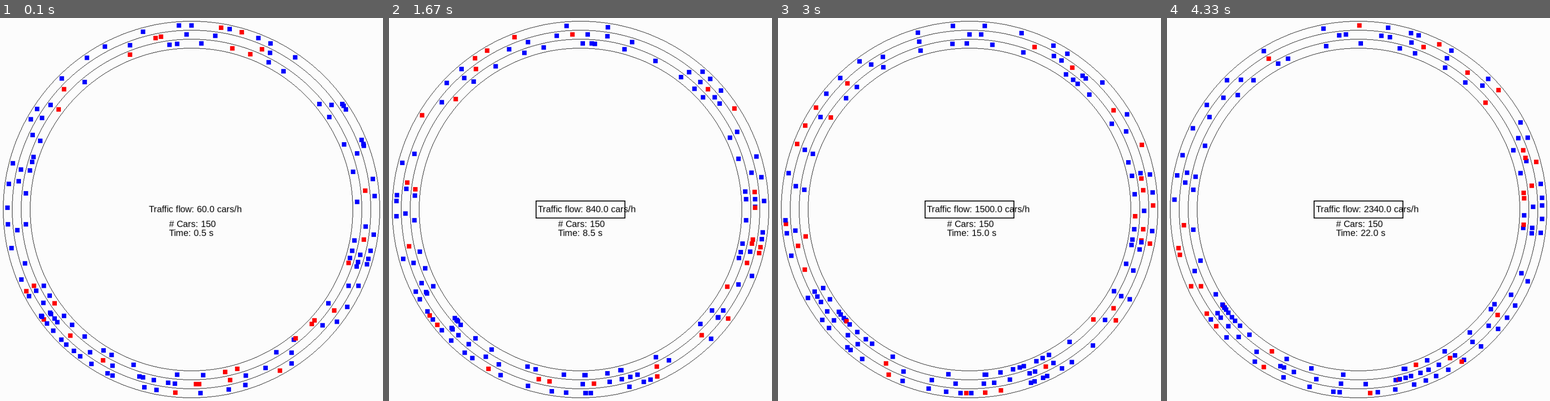
Above: before the commit, frames 1-4 (left to right).
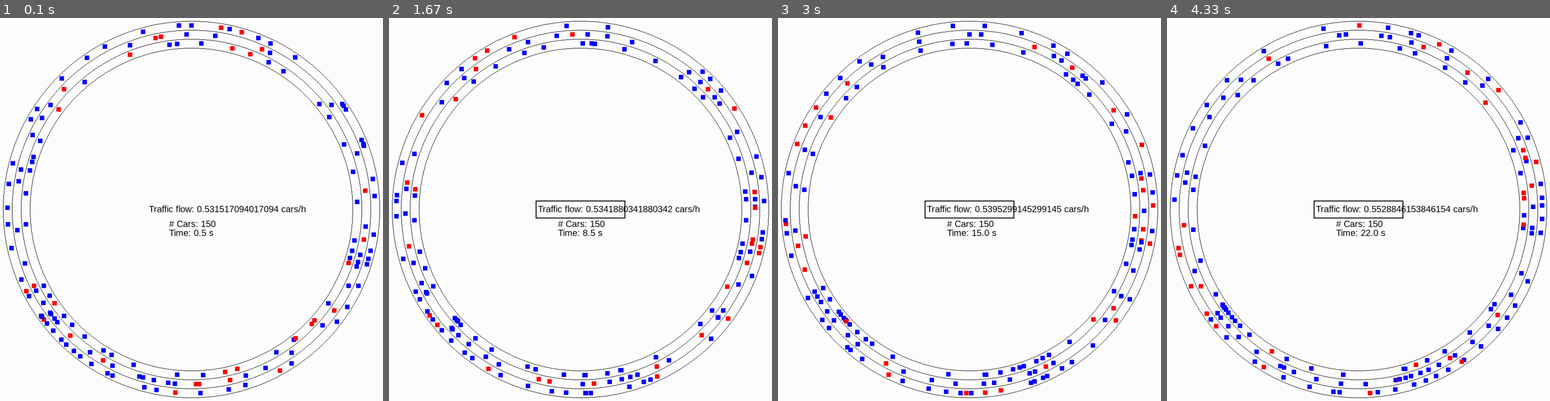
Above: after the commit, the same moments.

Repository: atonderski/TrafficMadness
Game: pygame game, started from traffic_madness/main.py
Same seed, same stepped clock (60 frames per second), same inputs: the game is played once before the commit and once after it.
Inputs:
- Up to frame 1 (0.1 s): no input
- Up to frame 2 (1.67 s): no input
- Up to frame 3 (3 s): no input
- Up to frame 4 (4.33 s): no input

The runs differ from the first frame. In frame 1, 0.3% of the frame differs, in the area x 51-80%, y 48-51%; in frame 2, 0.3%; in frame 3, 0.3%, in the area x 51-82%, y 48-51%; in frame 4, 0.3%.

Commit message:
Added cartypes array to track, calculate optimal flow
Give flow / optimal_flow as output in observation

Diff:
--- a/traffic_madness/main.py
+++ b/traffic_madness/main.py
@@ -5,7 +5,7 @@
 from traffic_madness.config import Config
 from traffic_madness.drawer.pygame_drawer import PyGameDrawer
 from traffic_madness.track.multi_lane_track import MultiLaneTrack
-from traffic_madness.observables.traffic_flow import traffic_flow
+import traffic_madness.observables.traffic_flow as tf
 
 
 def run_simulation():
@@ -21,10 +21,10 @@
 
     # Define an array for averaging the traffic flow (now 1 min average)
     # equilibration needs to be at least the average time
-    flow_array = np.zeros(int(60 / config.timestep))
+    flow_array = np.zeros(int(120 / config.timestep))
 
     spawning(track, drawer)
-    equilibration(track, drawer, flow_array)
+    flow_array = equilibration(track, drawer, flow_array)
     observation(track, drawer, flow_array)
 
 
@@ -41,24 +41,29 @@
 
 def equilibration(track, drawer, flow_array):
     config = Config()
+    optimal_flow = tf.optimal_flow(track.get_cartypes())
+    print(optimal_flow)
     time_counter = 0
     while time_counter * config.timestep < config.equilibration:
         track.update()
         time_counter += 1
         # Get flow and updated flow array
-        flow, flow_array = traffic_flow(track.get_flow_cars(), flow_array)
+        print()
+        flow, flow_array = tf.traffic_flow(track.get_flow_cars(), flow_array)
         # # Give flow to the drawer to draw it
         # drawer.update(track.get_all_cars(), time_counter, flow)
-
+    return flow_array
 
 def observation(track, drawer, flow_array):
     config = Config()
     time_counter = 0
+    optimal_flow = tf.optimal_flow(track.get_cartypes())
     while time_counter * config.timestep < config.observation:
         track.update()
         time_counter += 1
         # Get flow and updated flow array
-        flow, flow_array = traffic_flow(track.get_flow_cars(), flow_array)
+        flow, flow_array = tf.traffic_flow(track.get_flow_cars(), flow_array)
+        flow /= optimal_flow
         # # Give flow to the drawer to draw it
         drawer.update(track.get_all_cars(), time_counter, flow)
 
--- a/traffic_madness/observables/traffic_flow.py
+++ b/traffic_madness/observables/traffic_flow.py
@@ -11,3 +11,20 @@
     # Get flow in cars per hour (Unit of timestep is seconds)
     multiplicator = 1 / config.timestep * 3600
     return average * multiplicator, flows
+
+def optimal_flow(cartypes):
+    config = Config()
+    aggressives = cartypes[0]
+    neutrals = cartypes[1]
+    passives = cartypes[2]
+    # Flow of neutral cars
+    flow = (config.speed_limit / config.track_length) * neutrals
+    # Flow of aggressive cars
+    flow += (config.speed_limit * config.aggressiveness/ config.track_length)\
+            * aggressives
+    # Flow of passive cars
+    flow += (config.speed_limit * config.passiveness / config.track_length) \
+            * passives
+    # Rescale to cars per hour
+    flow *= 3600
+    return flow
--- a/traffic_madness/track/multi_lane_track.py
+++ b/traffic_madness/track/multi_lane_track.py
@@ -16,6 +16,8 @@
         self.num_lanes = num_lanes
         self.max_num_cars = max_num_cars
         self.cars = None
+        self.cartypes = [0, 0, 0] # Counter for different car types
+                                  # [Aggressive, neutral, passive]
         config = Config()
 
         self.buffer_length = config.buffer_length
@@ -78,14 +80,18 @@
             new_car = AggressiveCar(position=np.random.uniform(0.0, config.track_length),
                                    velocity=self.speed_limit,
                                    lane=lane)
+            self.cartypes[0] += 1
         elif random_nbr < config.aggressives + config.passives:
             new_car = PassiveCar(position=np.random.uniform(0.0, config.track_length),
                                    velocity=self.speed_limit,
                                    lane=lane)
+            self.cartypes[2] += 1
         else:
             new_car = LaneSwitchingCar(position=np.random.uniform(0.0, config.track_length),
                                        velocity=self.speed_limit,
                                        lane=lane)
+            self.cartypes[1] += 1
+
         self.cars.add_car(new_car)
 
     def try_to_spawn_car(self):
@@ -107,3 +113,6 @@
     def get_flow_cars(self):
         # Get number of cars that left a bucket this timestep
         return self.cars.get_flow()
+
+    def get_cartypes(self):
+        return self.cartypes
